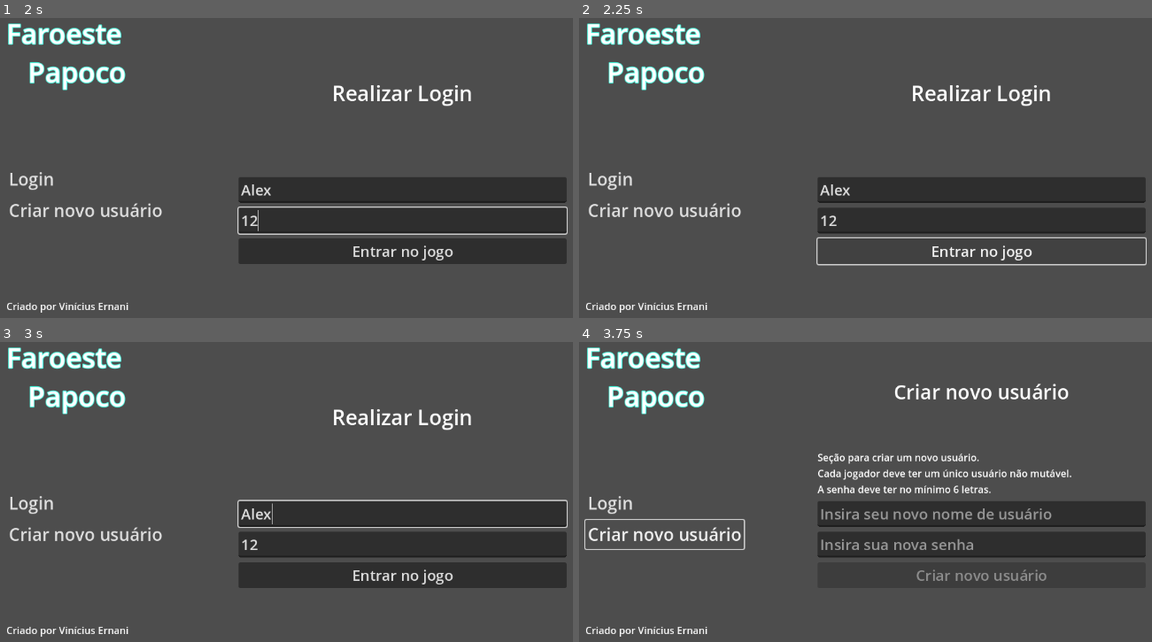
Above: before the commit, frames 1-4 (two rows, left to right).
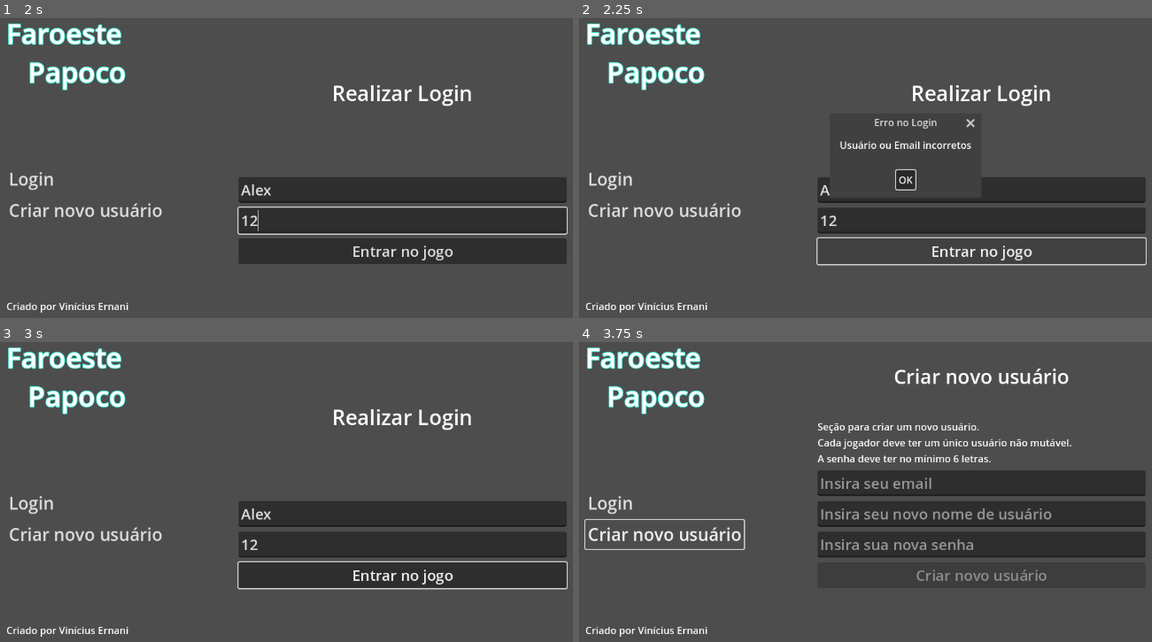
Above: after the commit, the same moments.

Repository: erneani/faroeste-papoco
Game: Godot game, scene res://scenes/ui/menu/Menu.tscn
Same seed, same stepped clock (60 frames per second), same inputs: the game is played once before the commit and once after it.
Inputs (mouse positions are in pixels of both pictures, inside the frame that each line leads up to):
- Up to frame 1 (2 s): click "Login" at 0.5 s; click (401, 189) at 1.27 s; type "Alex" at 1.35 s; click (401, 222) at 1.5 s; type "12" at 1.58 s
- Up to frame 2 (2.25 s): click "Entrar no jogo" at 2 s
- Up to frame 3 (3 s): click (326, 504) at 2.75 s, where only the run after the commit has a clickable "OK"
- Up to frame 4 (3.75 s): click "Criar novo usuário" at 3.5 s

Frame 1 is identical in both runs. In frame 2, 0.7% of the frame differs, in the area x 43-70%, y 33-60%; in frame 3, 1.3%; in frame 4, 7.4%, in the area x 41-99%, y 8-52%.

Commit message:
feat: add something

Diff:
--- a/engine/scenes/Main.tscn
+++ b/engine/scenes/Main.tscn
@@ -1,7 +1,30 @@
-[gd_scene load_steps=2 format=3 uid="uid://db1olsnt2vfbg"]
+[gd_scene load_steps=4 format=3 uid="uid://db1olsnt2vfbg"]
 
-[ext_resource type="PackedScene" uid="uid://d1l431x2uo06b" path="res://scenes/entities/player/Player.tscn" id="1_75pca"]
+[ext_resource type="Script" path="res://scenes/main.gd" id="1_k8o2i"]
+[ext_resource type="PackedScene" uid="uid://boyghsgscnmpr" path="res://scenes/ui/menu/Menu.tscn" id="1_tfp2y"]
+[ext_resource type="PackedScene" uid="uid://dnqidj2tdodn4" path="res://scenes/ui/lobby/Lobby.tscn" id="2_65m8h"]
 
-[node name="Main" type="Node2D"]
+[node name="Control" type="PanelContainer"]
+anchors_preset = 15
+anchor_right = 1.0
+anchor_bottom = 1.0
+grow_horizontal = 2
+grow_vertical = 2
+size_flags_horizontal = 3
+size_flags_vertical = 3
+script = ExtResource("1_k8o2i")
 
-[node name="CharacterBody2D" parent="." instance=ExtResource("1_75pca")]
+[node name="MainMenu" parent="." instance=ExtResource("1_tfp2y")]
+layout_mode = 2
+
+[node name="MarginContainer" parent="." instance=ExtResource("2_65m8h")]
+visible = false
+layout_mode = 2
+
+[connection signal="user_populated" from="." to="MarginContainer/HBoxContainer/VBoxContainer" method="_on_control_user_populated"]
+[connection signal="login_authorized" from="MainMenu/HBoxContainer/MarginContainer/Login" to="." method="_on_login_login_authorized"]
+[connection signal="user_created" from="MainMenu/HBoxContainer/MarginContainer/Logon" to="MainMenu" method="_on_logon_user_created"]
+
+[editable path="MainMenu"]
+[editable path="MarginContainer"]
+[editable path="MarginContainer/HBoxContainer/VBoxContainer"]
--- /dev/null
+++ b/engine/scenes/main.gd
@@ -0,0 +1,11 @@
+extends Control
+
+signal user_populated
+
+var username = ""
+
+func _on_login_login_authorized(username):
+	$MainMenu.visible = false
+	$MarginContainer.visible = true
+	username = username
+	user_populated.emit(username)
--- /dev/null
+++ b/engine/scenes/services/http-client/HttpClient.tscn
@@ -0,0 +1,6 @@
+[gd_scene load_steps=2 format=3 uid="uid://dj4c3fllurqjd"]
+
+[ext_resource type="Script" path="res://scenes/services/http-client/http_client.gd" id="1_e2cqd"]
+
+[node name="HttpClient" type="HTTPRequest"]
+script = ExtResource("1_e2cqd")
--- /dev/null
+++ b/engine/scenes/services/http-client/http_client.gd
@@ -0,0 +1,10 @@
+extends HTTPRequest
+
+var base_url = 'http://localhost:8000'
+
+var players_url = '/players/'
+var matchs_url = '/matchs/'
+
+
+func get_matchs():
+	return base_url + matchs_url
--- a/engine/scenes/ui/chat/Chat.gd
+++ b/engine/scenes/ui/chat/Chat.gd
@@ -1,5 +1,6 @@
 extends VBoxContainer
 
+var chat_username
 
 func _on_tree_entered():
 	var peer = ENetMultiplayerPeer.new()
@@ -18,7 +19,7 @@
 @rpc ("any_peer", "call_local")
 func msg_rpc(message):
 	clear_text_input()
-	$MessagesOutput.text += str(message, "\n")
+	$MessagesOutput.text += str(chat_username, ': ', message, "\n")
 	$MessagesOutput.scroll_vertical = INF
 
 # Helper functions
@@ -27,3 +28,6 @@
 
 func send_message():
 	rpc("msg_rpc", $HBoxContainer/TextInput.text)
+
+func _on_control_user_populated(username):
+	chat_username = username
--- a/engine/scenes/ui/chat/Chat.tscn
+++ b/engine/scenes/ui/chat/Chat.tscn
@@ -2,7 +2,7 @@
 
 [ext_resource type="Script" path="res://scenes/ui/chat/Chat.gd" id="1_n12wc"]
 
-[node name="VBoxContainer" type="VBoxContainer"]
+[node name="Chat" type="VBoxContainer"]
 anchors_preset = 15
 anchor_right = 1.0
 anchor_bottom = 1.0
--- a/engine/scenes/ui/lobby/Lobby.gd
+++ b/engine/scenes/ui/lobby/Lobby.gd
@@ -1,5 +1,6 @@
 extends MarginContainer
 
+var username
 
 func _on_ready():
 	var peer = ENetMultiplayerPeer.new()
--- a/engine/scenes/ui/lobby/Lobby.tscn
+++ b/engine/scenes/ui/lobby/Lobby.tscn
@@ -4,7 +4,7 @@
 [ext_resource type="PackedScene" uid="uid://cieo33rija636" path="res://scenes/ui/chat/Chat.tscn" id="2_2cw35"]
 [ext_resource type="PackedScene" uid="uid://b5gvuxjgtul75" path="res://scenes/ui/matchs/Matchs.tscn" id="3_6ndrf"]
 
-[node name="MarginContainer" type="MarginContainer"]
+[node name="Lobby" type="MarginContainer"]
 anchors_preset = 15
 anchor_right = 1.0
 anchor_bottom = 1.0
--- a/engine/scenes/ui/login/Login.gd
+++ b/engine/scenes/ui/login/Login.gd
@@ -1,5 +1,8 @@
 extends VBoxContainer
 
+signal login_authorized
+
+var request_url = 'http://localhost:8000/players/login'
 var username = ""
 var password
 
@@ -19,3 +22,23 @@
 func _on_password_input_text_changed(new_text):
 	password = $PasswordInput.text.sha256_text()
 	enable_button()
+
+
+func _on_button_pressed():
+	var json = JSON.stringify({ "username": username, "password": password })
+	var headers = ["Content-Type: application/json"]
+	$HTTPRequest.request(request_url, headers, HTTPClient.METHOD_POST, json)
+
+
+func _on_http_request_request_completed(result, response_code, headers, body):
+	if response_code == 200:
+		$AcceptDialog.title = "Usuário Logado!"
+		$AcceptDialog.dialog_text = "Usuário digitado corretamente, entrando..."
+		$AcceptDialog.visible = true
+		login_authorized.emit(username)
+		return
+
+	var json = JSON.parse_string(body.get_string_from_utf8())
+	$AcceptDialog.title = "Erro no Login"
+	$AcceptDialog.dialog_text = "Usuário ou Email incorretos"
+	$AcceptDialog.visible = true
--- a/engine/scenes/ui/login/Login.tscn
+++ b/engine/scenes/ui/login/Login.tscn
@@ -38,5 +38,13 @@
 disabled = true
 text = "Entrar no jogo"
 
+[node name="HTTPRequest" type="HTTPRequest" parent="."]
+
+[node name="AcceptDialog" type="AcceptDialog" parent="."]
+title = ""
+initial_position = 1
+
 [connection signal="text_changed" from="UsernameInput" to="." method="_on_username_input_text_changed"]
 [connection signal="text_changed" from="PasswordInput" to="." method="_on_password_input_text_changed"]
+[connection signal="pressed" from="Button" to="." method="_on_button_pressed"]
+[connection signal="request_completed" from="HTTPRequest" to="." method="_on_http_request_request_completed"]
--- a/engine/scenes/ui/logon/Logon.gd
+++ b/engine/scenes/ui/logon/Logon.gd
@@ -1,10 +1,14 @@
 extends VBoxContainer
 
+signal user_created
+
+var request_url = 'http://localhost:8000/players/'
 var username = ""
 var password
+var email = ""
 
 func _on_password_input_text_changed(new_text):
-	password = new_text.sha256_text()
+	password = new_text
 	enable_button()
 
 func _on_username_input_text_changed(new_text):
@@ -12,9 +16,29 @@
 	enable_button()
 
 func _on_button_pressed():
-	print(username, password)
+	var json = JSON.stringify({ "username": username, "password": password, "email": email })
+	var headers = ["Content-Type: application/json"]
+	$HTTPRequest.request(request_url, headers, HTTPClient.METHOD_POST, json)
 
 # helper functions
 func enable_button():
 	if (username and password):
 		$Button.disabled = false
+
+
+func _on_http_request_request_completed(result, response_code, headers, body):
+	if response_code == 200:
+		$AcceptDialog.title = "Usuário criado"
+		$AcceptDialog.dialog_text = "Seu usuário foi criado corretamente."
+		$AcceptDialog.visible = true
+		user_created.emit()
+		return
+
+	var json = JSON.parse_string(body.get_string_from_utf8())
+	$AcceptDialog.title = "Erro na criação"
+	$AcceptDialog.dialog_text = json["detail"]
+	$AcceptDialog.visible = true
+
+
+func _on_line_edit_text_changed(new_text):
+	email = new_text
--- a/engine/scenes/ui/logon/Logon.tscn
+++ b/engine/scenes/ui/logon/Logon.tscn
@@ -27,6 +27,11 @@
 Cada jogador deve ter um único usuário não mutável.
 A senha deve ter no mínimo 6 letras."
 
+[node name="LineEdit" type="LineEdit" parent="."]
+layout_mode = 2
+theme_override_font_sizes/font_size = 24
+placeholder_text = "Insira seu email"
+
 [node name="UsernameInput" type="LineEdit" parent="."]
 layout_mode = 2
 theme_override_font_sizes/font_size = 24
@@ -43,6 +48,16 @@
 disabled = true
 text = "Criar novo usuário"
 
+[node name="HTTPRequest" type="HTTPRequest" parent="."]
+
+[node name="AcceptDialog" type="AcceptDialog" parent="."]
+title = "Email já utilizado"
+initial_position = 1
+size = Vector2i(148, 100)
+dialog_text = "Email Já utilizado"
+
+[connection signal="text_changed" from="LineEdit" to="." method="_on_line_edit_text_changed"]
 [connection signal="text_changed" from="UsernameInput" to="." method="_on_username_input_text_changed"]
 [connection signal="text_changed" from="PasswordInput" to="." method="_on_password_input_text_changed"]
 [connection signal="pressed" from="Button" to="." method="_on_button_pressed"]
+[connection signal="request_completed" from="HTTPRequest" to="." method="_on_http_request_request_completed"]
--- a/engine/scenes/ui/matchs/Matchs.tscn
+++ b/engine/scenes/ui/matchs/Matchs.tscn
@@ -11,6 +11,8 @@
 theme_override_constants/separation = 30
 script = ExtResource("1_6rol5")
 
+[node name="HTTPRequest" type="HTTPRequest" parent="."]
+
 [node name="HBoxContainer" type="HBoxContainer" parent="."]
 layout_mode = 2
 theme_override_constants/separation = 8
@@ -20,23 +22,11 @@
 layout_mode = 2
 size_flags_horizontal = 3
 theme_override_font_sizes/font_size = 24
-placeholder_text = "Crie ou busque uma partida aqui..."
-
-[node name="SearchButton" type="Button" parent="HBoxContainer"]
-layout_mode = 2
-theme_override_font_sizes/font_size = 24
-text = "Pesquisar"
+placeholder_text = "Crie sua partida aqui"
 
 [node name="CreateButton" type="Button" parent="HBoxContainer"]
 layout_mode = 2
 theme_override_font_sizes/font_size = 24
 text = "Criar nova partida"
 
-[node name="ItemList" type="ItemList" parent="."]
-layout_mode = 2
-size_flags_vertical = 3
-item_count = 1
-
-[node name="HTTPRequest" type="HTTPRequest" parent="."]
-
 [connection signal="request_completed" from="HTTPRequest" to="." method="_on_http_request_request_completed"]
--- a/engine/scenes/ui/matchs/match_row/MatchRow.tscn
+++ b/engine/scenes/ui/matchs/match_row/MatchRow.tscn
@@ -1,6 +1,4 @@
-[gd_scene load_steps=2 format=3 uid="uid://bjqcueqye4yu6"]
-
-[ext_resource type="Script" path="res://scenes/ui/matchs/match_row/MatchRow.gd" id="1_pww55"]
+[gd_scene format=3 uid="uid://bjqcueqye4yu6"]
 
 [node name="MatchRow" type="HBoxContainer"]
 anchors_preset = 10
@@ -8,7 +6,6 @@
 offset_bottom = 42.0
 grow_horizontal = 2
 theme_override_constants/separation = 8
-script = ExtResource("1_pww55")
 
 [node name="MatchName" type="Label" parent="."]
 layout_mode = 2
--- a/engine/scenes/ui/matchs/matchs.gd
+++ b/engine/scenes/ui/matchs/matchs.gd
@@ -1,14 +1,10 @@
 extends VBoxContainer
 
-var base_url = 'http://localhost:8000/'
-var matchs_url = base_url + 'matchs/'
-var players_url = base_url + 'players/'
+
+var url = 'http://localhost:8000/matchs'
 
 func _ready():
-	$HTTPRequest.request(matchs_url)
+	$HTTPRequest.request(url)
 
 func _on_http_request_request_completed(result, response_code, headers, body):
 	var match_list = JSON.parse_string(body.get_string_from_utf8())
-
-	for match in match_list:
-		$ItemList.add_item(match.name)
--- a/engine/scenes/ui/menu/Menu.gd
+++ b/engine/scenes/ui/menu/Menu.gd
@@ -13,3 +13,6 @@
 func _on_create_account_button_pressed():
 	hide_right_panels()
 	$HBoxContainer/MarginContainer/Logon.visible = true
+
+func _on_logon_user_created():
+	hide_right_panels()
Not shown, removed: server/api/controllers/__init__.py
Not shown, added: server/collections/faroeste-papoco/get root.bru
Not shown, changed: server/collections/faroeste-papoco/matchs/create match.bru
Not shown, changed: server/collections/faroeste-papoco/matchs/delete match.bru
Not shown, changed: server/collections/faroeste-papoco/players/create new player.bru
Not shown, added: server/collections/faroeste-papoco/players/perform login.bru
